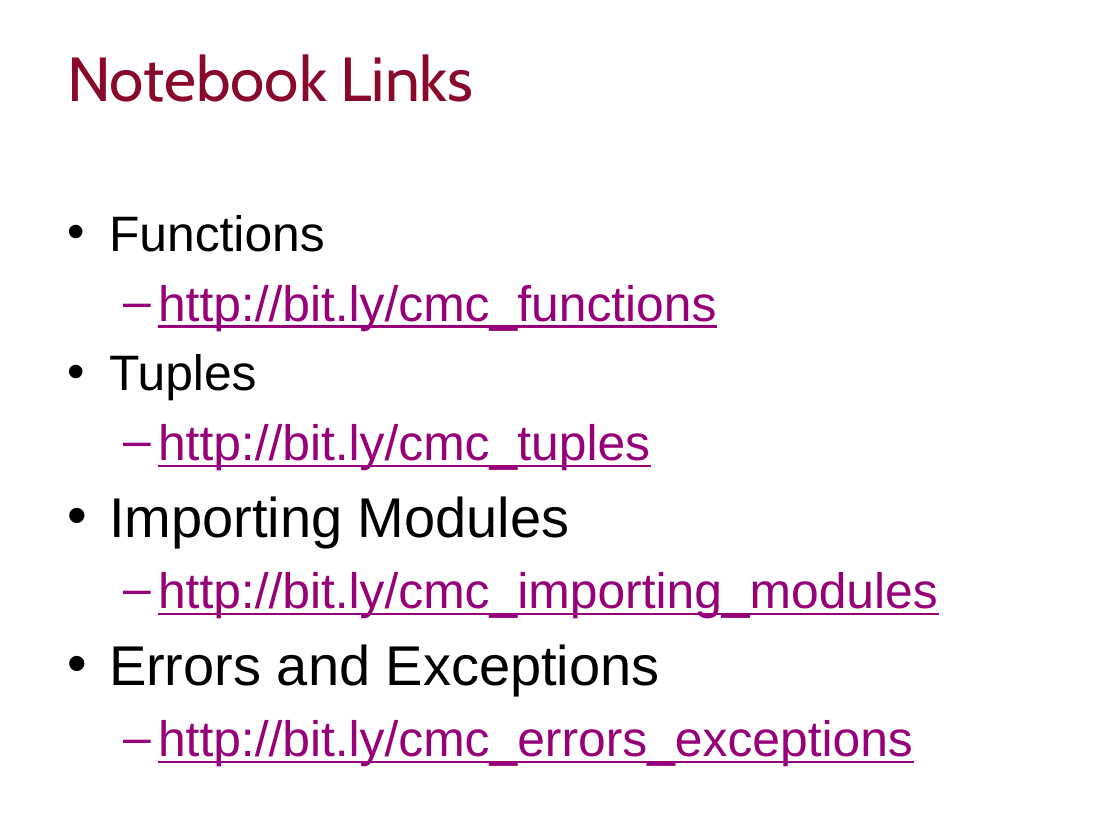
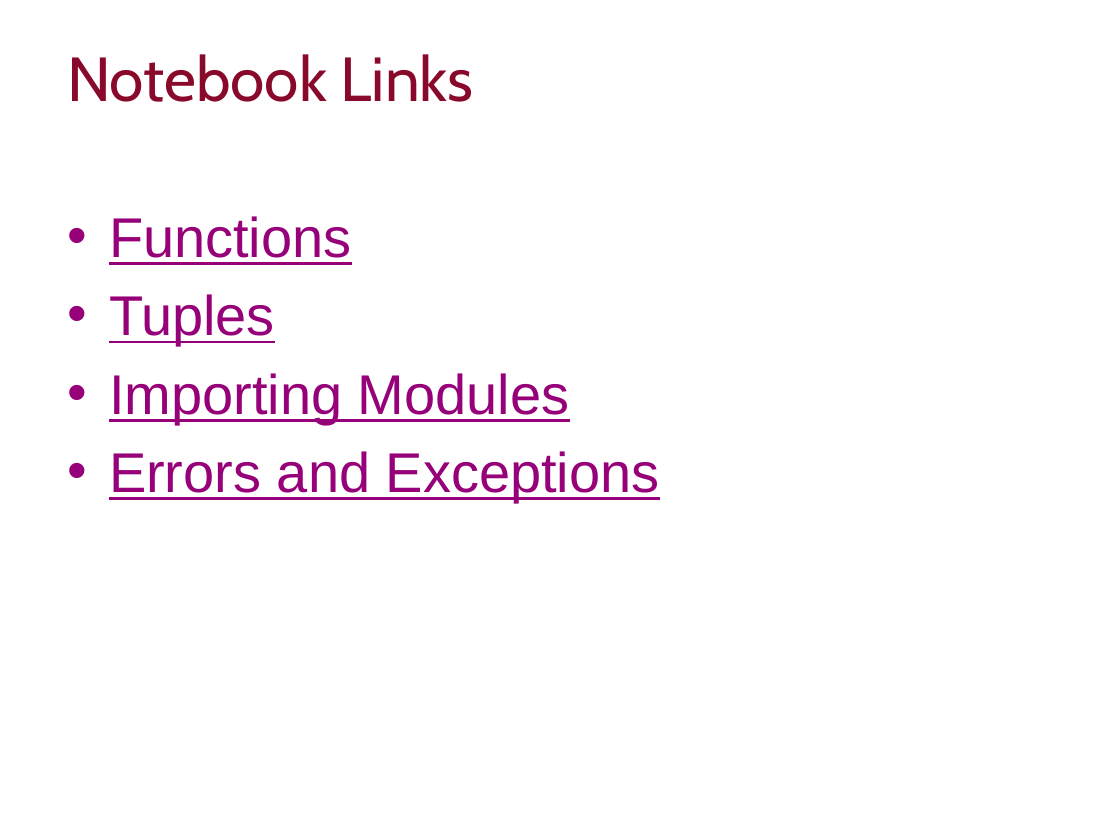
Before and after one commit to cmcooling/Introduction-to-Python, a slide deck: slide 4 of Intro to Python Slides.pptx (slide 5 before the commit). Drawn at 1120x840 pixels with LibreOffice and Linux fonts; fonts in the diff are those of the drawing; background and template pictures are left out. Boxes give left, top, right and bottom in pixels: in the first picture for what was removed or moved away, otherwise in the second. Text is boxed around its words. In the diff, an @@ line names an element or a change of style, - is before the commit and + after.

Commit message:
Notebook links updates

```diff
--- a/Intro to Python Slides.pptx
+++ b/Intro to Python Slides.pptx
@@ text "Functions" at (109, 216, 660, 502): size 32 to 36 pt in "Functions", "Tuples"; text colour #000000 to #960078, underline on @@
@@ text at (158, 285, 716, 331): paragraph removed @@
-  – http://bit.ly/cmc_functions
@@ text at (158, 424, 650, 470): paragraph removed @@
-  – http://bit.ly/cmc_tuples
@@ text at (158, 572, 938, 618): paragraph removed @@
-  – http://bit.ly/cmc_importing_modules
@@ text at (158, 720, 913, 767): paragraph removed @@
-  – http://bit.ly/cmc_errors_exceptions
```
Also in this commit, not shown: 1 other slide changed, 1 slide removed.
